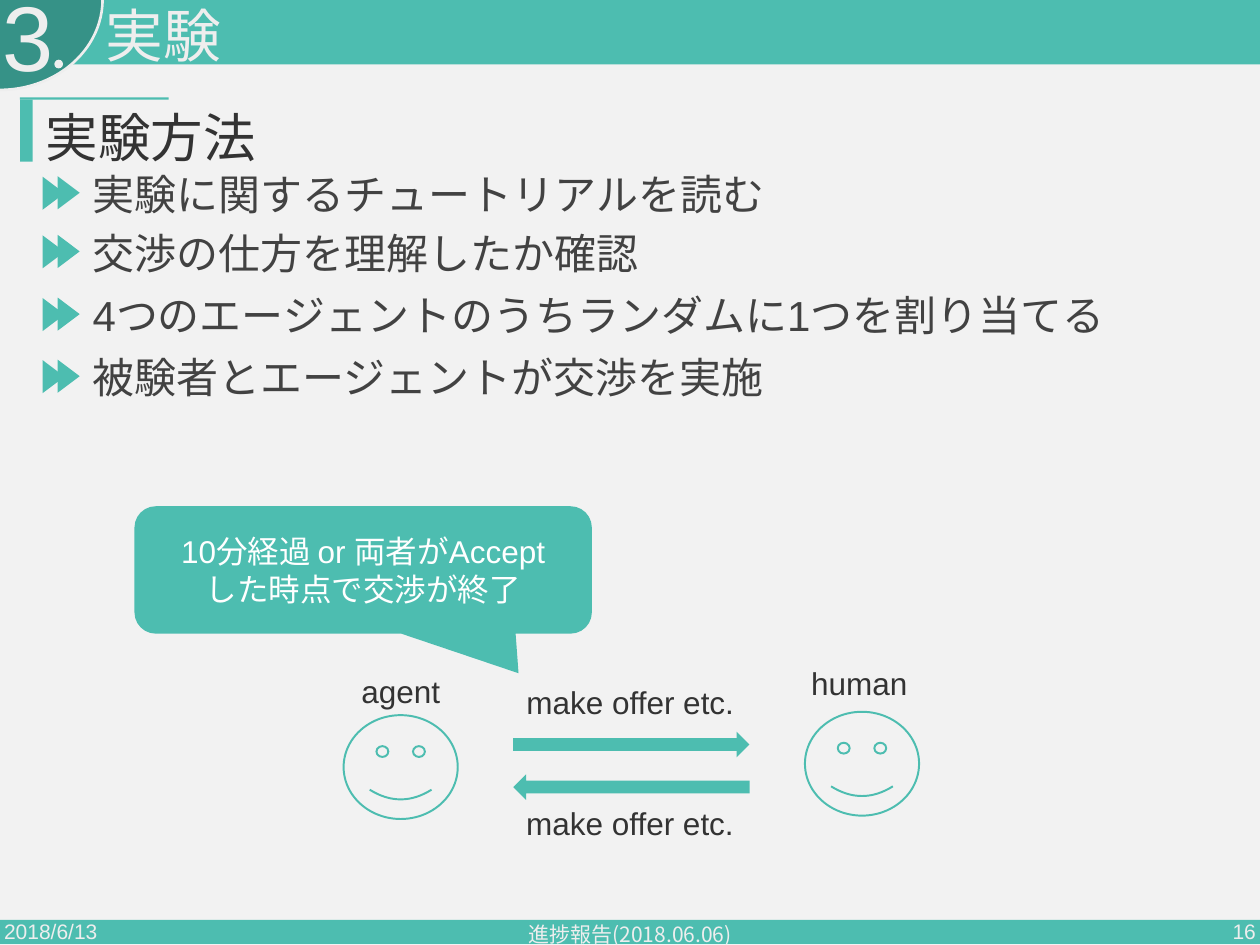
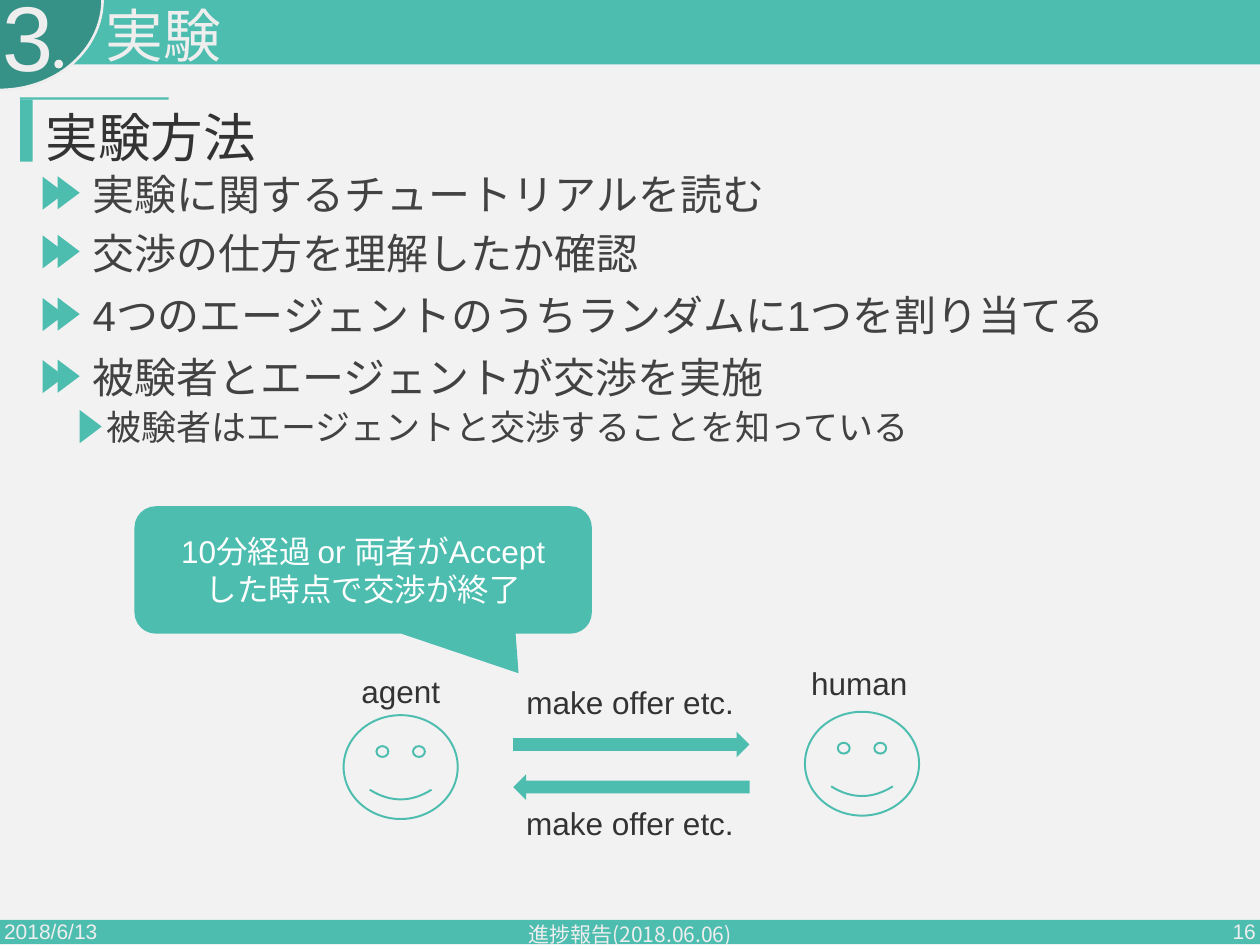
Before and after one commit to PajamaDrive/presentation, a slide deck: slide 16 of presentation_2nd.pptx. Drawn at 1260x945 pixels with LibreOffice and Linux fonts; fonts in the diff are those of the drawing. Boxes give left, top, right and bottom in pixels: in the first picture for what was removed or moved away, otherwise in the second. Text is boxed around its words. In the diff, an @@ line names an element or a change of style, - is before the commit and + after.

Commit message:
Final ver?

```diff
--- a/presentation_2nd.pptx
+++ b/presentation_2nd.pptx
@@ triangle added at [80, 410, 102, 444], fill #4DBDB0 @@
@@ text added at [107, 410, 909, 443], 40 pt, text #424242 @@
+被験者はエージェントと交渉することを知っている
```
